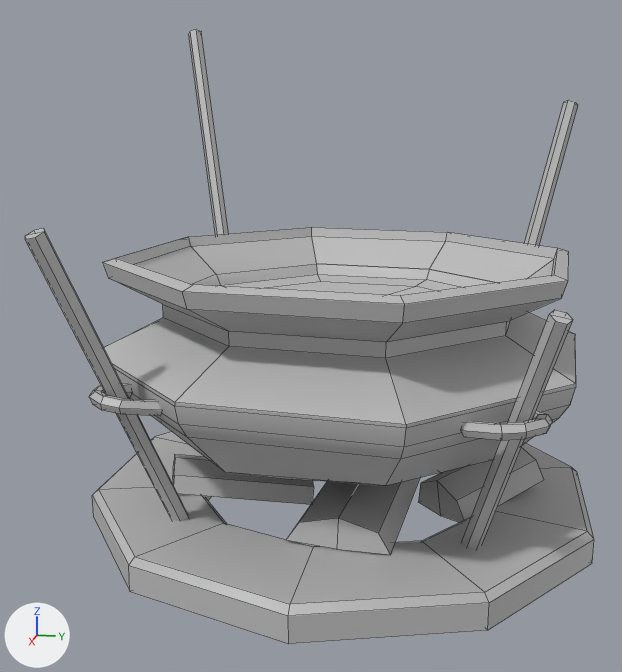
Renders of the FBX model Assets/Models/Environment/SM_Cauldron.fbx from each side of a commit.
Both versions are drawn from a 50 mm camera at (2.5, 0.41, 1.14) aimed at (0.07, -0.08, 0.53). Lighting does not change. The marker at lower left points along +X, +Y and +Z. Mesh edges are drawn as thin lines. Where no turn or scale is listed for an object, it has been applied to the vertices.

In view in the first picture: 'geo_cauldron'.
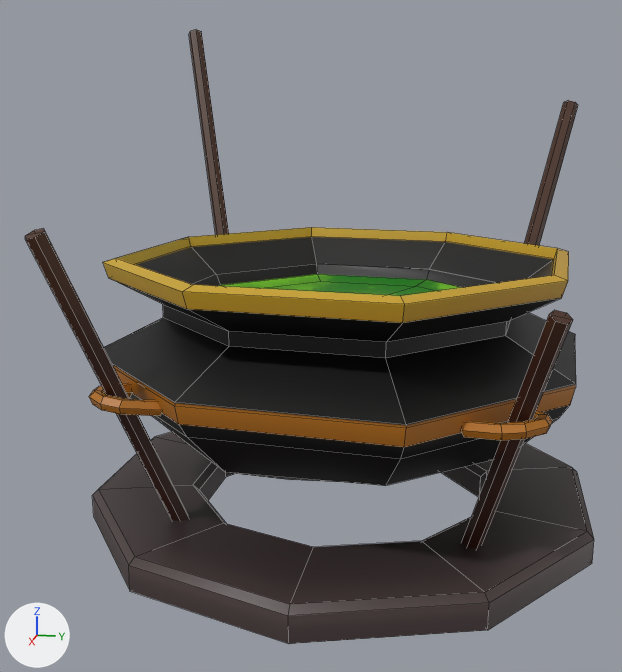
Changed parts and their boxes [x1, y1, x2, y2] in the pictures (622 x 672 px):
part 1 of me_mesh, deleted: before [419, 447, 543, 522]
part 2 of me_mesh, deleted: before [173, 455, 314, 505]
part 3 of me_mesh, deleted: before [286, 477, 420, 555]
part 4 of me_mesh, recoloured (grey to black): [25, 29, 594, 644] in both

The change, as a diff of the scene's bpy script:
```diff
--- a/Assets/Models/Environment/SM_Cauldron.fbx.py
+++ b/Assets/Models/Environment/SM_Cauldron.fbx.py
@@ img_sm_cauldron_lambert2_albedotransparency_1002_png @@
+img_sm_cauldron_lambert2_albedotransparency_1002_png = load_image('SM_Cauldron_lambert2_AlbedoTransparency.1002.png', '../../Textures/cauldron/SM_Cauldron_lambert2_AlbedoTransparency.1002.png', 512, 512, 'sRGB')
@@ mat_cauldron @@
+mat_cauldron = principled_material('cauldron')
+mat_cauldron.texture = img_sm_cauldron_lambert2_albedotransparency_1002_png
@@ me_mesh @@
 # used by ob_geo_cauldron; location = (-0.001, 0.0, 0.746)
-me_mesh.from_pydata(...)  # 414 vertices, 394 faces; spans x -0.83..0.83, y -0.73..0.73, z -0.74..0.74
+me_mesh.from_pydata(...)  # 378 vertices, 364 faces; spans x -0.83..0.83, y -0.73..0.73, z -0.74..0.74
+# me_mesh part 1: the loose piece of 12 vertices spanning x -0.1..0.27, y 0.25..0.61, z -0.71..-0.53 is deleted
+# me_mesh part 2: the loose piece of 12 vertices spanning x -0.02..0.31, y -0.51..-0.05, z -0.7..-0.58 is deleted
+# me_mesh part 3: the loose piece of 12 vertices spanning x -0.23..0.55, y -0.05..0.25, z -0.7..-0.56 is deleted
+# me_mesh part 4: 364 faces spanning x -0.83..0.83, y -0.73..0.73, z -0.74..0.74 switch from mat_lambert1 (grey #bcbcbc) to mat_cauldron (picture img_sm_cauldron_lambert2_albedotransparency_1002_png)
```
